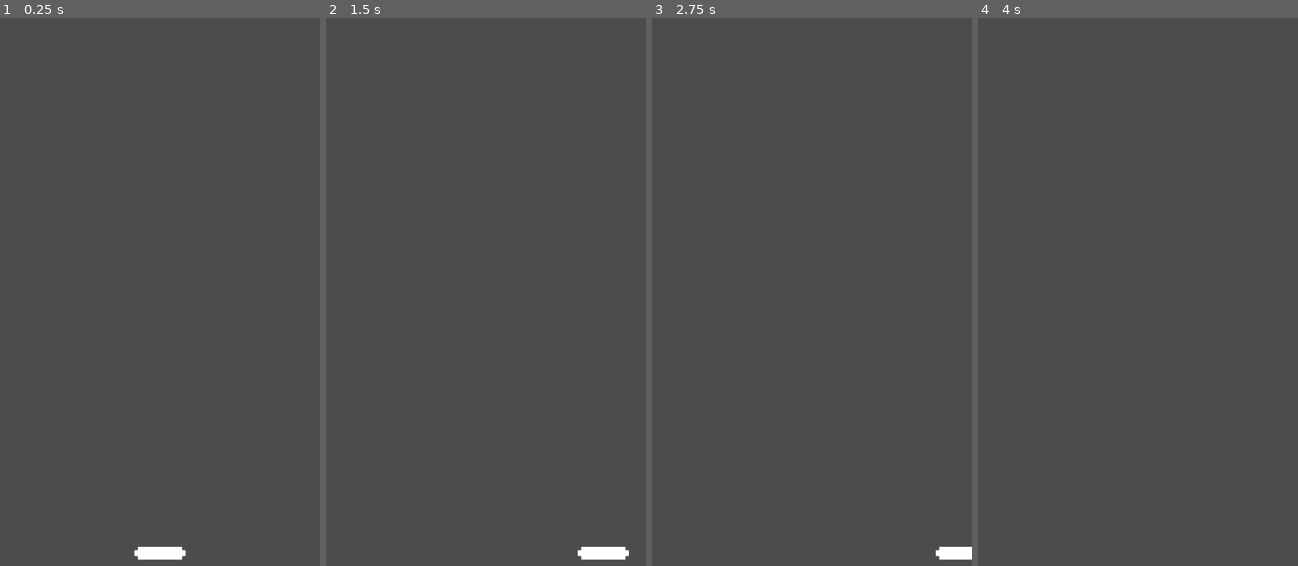
Above: before the commit, frames 1-4 (left to right).
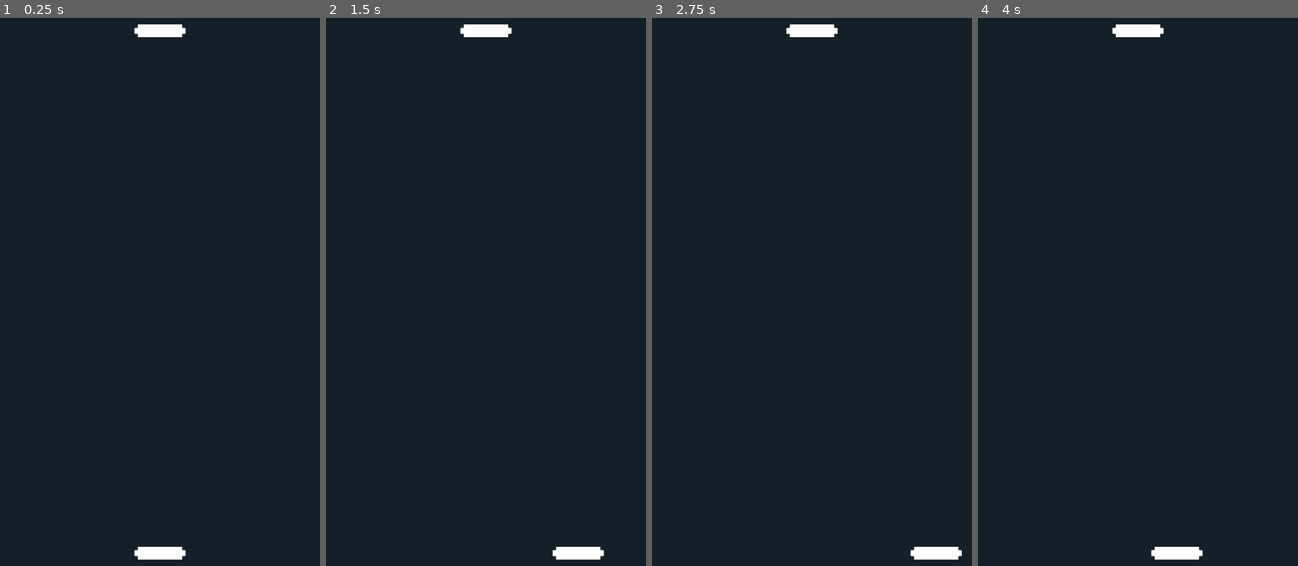
Above: after the commit, the same moments.

Repository: Szczocik/Pong_Move
Game: Godot game, scene res://Level/Level.tscn
Same seed, same stepped clock (60 frames per second), same inputs: the game is played once before the commit and once after it. Before the commit the project starts from res://Player/Player.tscn.
Inputs:
- Up to frame 1 (0.25 s): no input
- Up to frame 2 (1.5 s): tap Enter at 0.5 s; hold Right (ui_right) 0.53-1.28 s; hold Left (ui_left) from 1.28 s (still down)
- Up to frame 3 (2.75 s): release Left (ui_left) at 2.03 s; hold Right (ui_right) from 2.03 s (still down)
- Up to frame 4 (4 s): tap Space at 3.5 s; release Right (ui_right) at 3.53 s; hold Left (ui_left) from 3.53 s (still down)

The runs differ from the first frame. In frame 1, 100% of the frame differs, in the area x 0-100%, y 0-100%; in frame 2, 100%; in frame 3, 100%; in frame 4, 100%.

Commit message:
ColorRect

Diff:
--- a/Level/Level.tscn
+++ b/Level/Level.tscn
@@ -7,6 +7,14 @@
 extents = Vector2( 541.875, 17 )
 
 [node name="Level" type="Node"]
+
+[node name="ColorRect" type="ColorRect" parent="."]
+anchor_right = 1.0
+anchor_bottom = 1.0
+color = Color( 0.0784314, 0.129412, 0.14902, 1 )
+__meta__ = {
+"_edit_use_anchors_": false
+}
 
 [node name="Player" parent="." instance=ExtResource( 1 )]
 
--- a/project.godot
+++ b/project.godot
@@ -11,7 +11,7 @@
 [application]
 
 config/name="Pong_Move"
-run/main_scene="res://Player/Player.tscn"
+run/main_scene="res://Level/Level.tscn"
 config/icon="res://icon.png"
 
 [display]
